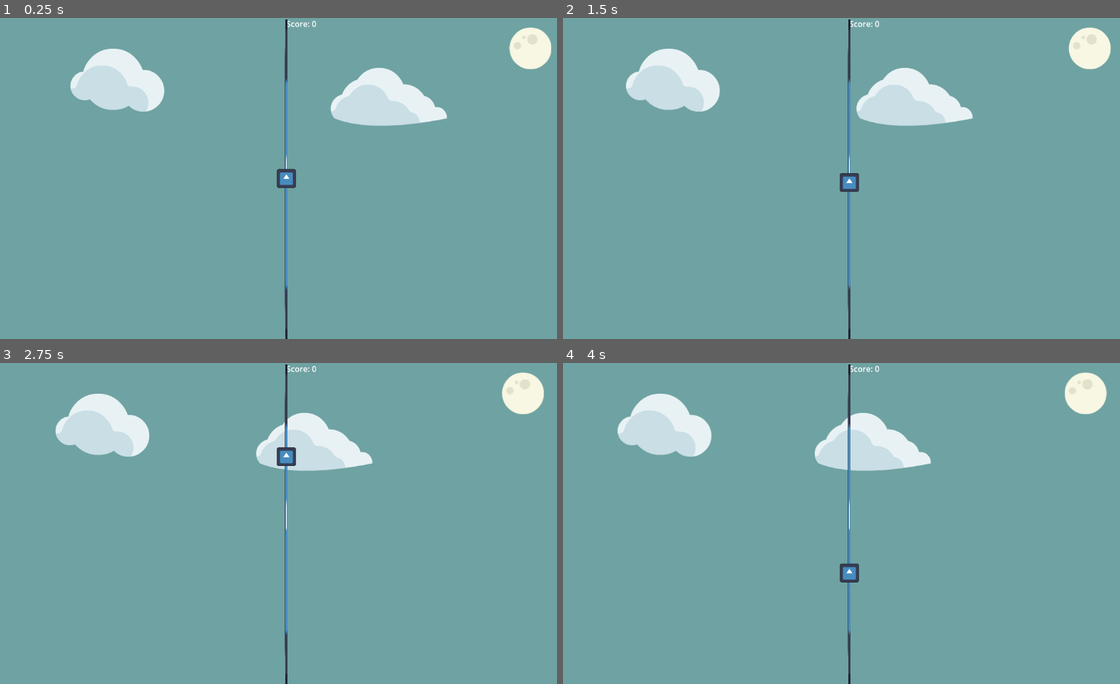
Above: before the commit, frames 1-4 (two rows, left to right).
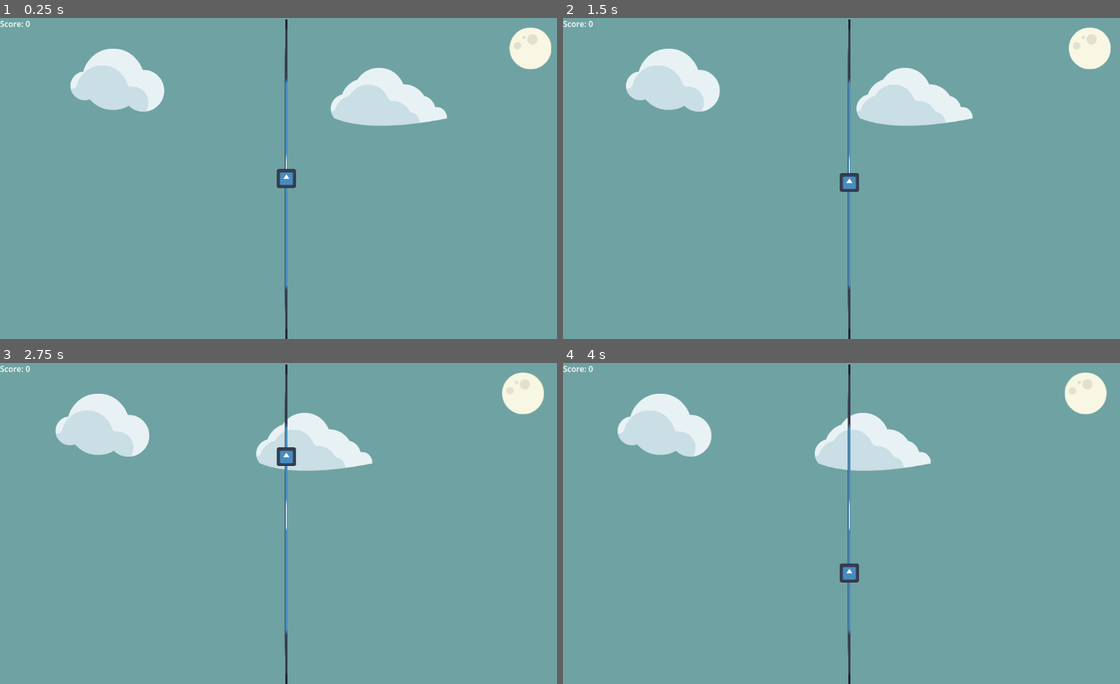
Above: after the commit, the same moments.

Repository: JohannesLadurner/OneButtonGame
Game: Godot game, scene res://scenes/world.tscn
The game is run twice, just before and just after one commit, with the same random seed, the same clock (stepped at 60 frames per second) and the same inputs. This scene is started directly instead of the project's main scene. The engine's default icon, where the game draws it, is replaced by a stand-in: a white triangle on a blue panel in a dark square.
Inputs (mouse positions are in pixels of both pictures, inside the frame that each line leads up to):
- Up to frame 1 (0.25 s): no input
- Up to frame 2 (1.5 s): move the mouse to (975, 162) at 0.52 s; move the mouse to (735, 194) at 1.27 s
- Up to frame 3 (2.75 s): move the mouse to (345, 452) at 2.02 s
- Up to frame 4 (4 s): move the mouse to (819, 587) at 2.77 s; move the mouse to (1019, 571) at 3.52 s

The runs differ from the first frame. In frame 1, 0.1% of the frame differs, in the area x 0-57%, y 0-3%; in frame 2, 0.1%; in frame 3, 0.1%; in frame 4, 0.1%.
Error in both runs: Invalid type in function '_generate_data_points' in base 'Node2D (world.gd)'. Cannot convert argument 1 from Nil to Array. (res://scenes/world.gd:22)

Commit message:
fix: camera update

Diff:
--- a/scenes/world.gd
+++ b/scenes/world.gd
@@ -53,7 +53,7 @@
 	$Camera2D.position.x = position + camera_offset
 	$Sprite2D.position.x = position
 	$Player.position.x = position
-	$Label.position.x = position
+
 
 func _draw():
 	var steepness = 0
@@ -116,4 +116,4 @@
 
 func updateScore(score):
 	var txt = "Score: %s" %score
-	$Label.text = txt
+	$Camera2D/Label.text = txt
--- a/scenes/world.tscn
+++ b/scenes/world.tscn
@@ -17,6 +17,14 @@
 
 [node name="Camera2D" type="Camera2D" parent="."]
 position = Vector2(576, 324)
+
+[node name="Label" type="Label" parent="Camera2D"]
+z_index = -1
+offset_left = -576.0
+offset_top = -324.0
+offset_right = -515.0
+offset_bottom = -301.0
+text = "Score: 0"
 
 [node name="Sprite2D" type="Sprite2D" parent="."]
 position = Vector2(575.5, 325.577)
@@ -70,10 +78,4 @@
 [node name="Player" parent="." instance=ExtResource("2_k83xy")]
 position = Vector2(575, 324)
 
-[node name="Label" type="Label" parent="."]
-z_index = -1
-offset_right = 40.0
-offset_bottom = 23.0
-text = "Score: 0"
-
 [connection signal="draw" from="WaveClearedViewportContainer" to="." method="_on_wave_cleared_viewport_container_draw"]
